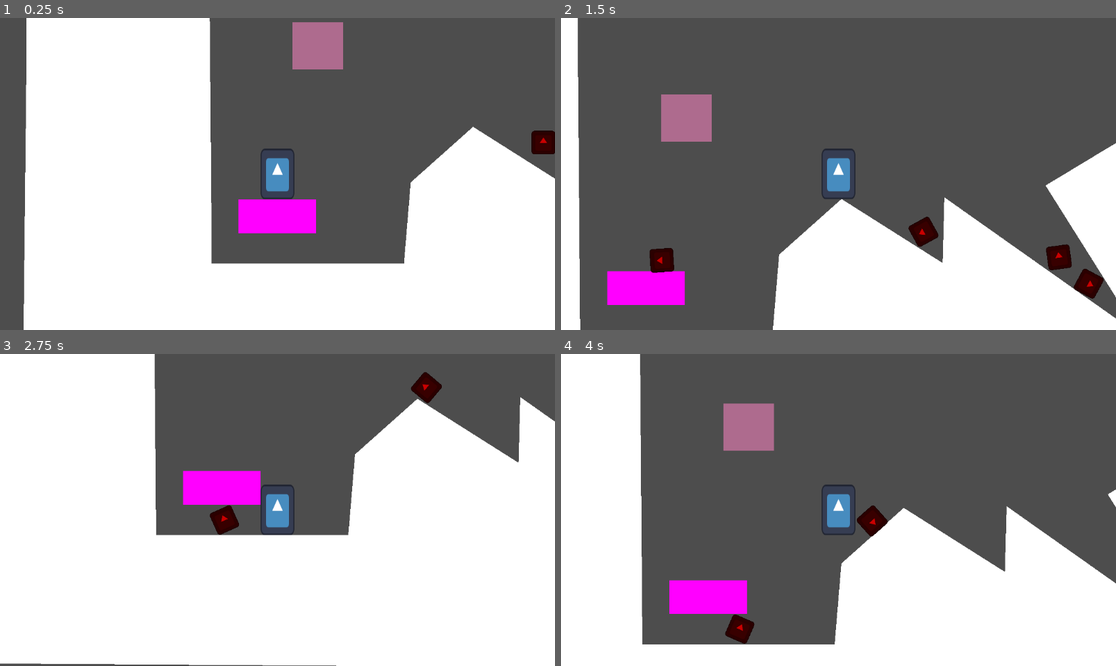
Above: before the commit, frames 1-4 (two rows, left to right).
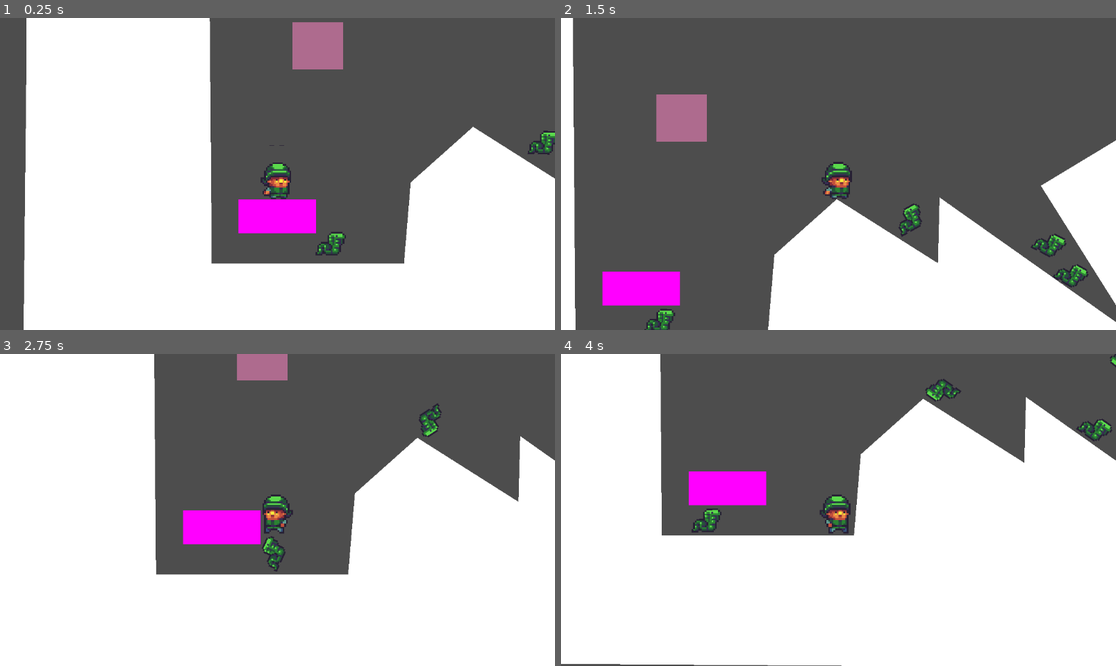
Above: after the commit, the same moments.

Repository: janssen-r/game-design-1
Game: Godot game, scene res://plt_world_1.tscn
The game is run twice, just before and just after one commit, with the same random seed, the same clock (stepped at 60 frames per second) and the same inputs. The project has no main scene, so this scene is started directly. The engine's default icon, where the game draws it, is replaced by a stand-in: a white triangle on a blue panel in a dark square.
Inputs (mouse positions are in pixels of both pictures, inside the frame that each line leads up to):
- Up to frame 1 (0.25 s): no input
- Up to frame 2 (1.5 s): tap Enter (ui_accept) at 0.5, 0.77 s; move the mouse to (960, 158) at 0.52 s; hold Right (ui_right) 0.53-1.25 s; click (960, 158) at 0.67 s; drag from (727, 189) to (810, 236) at 1.27 s
- Up to frame 3 (2.75 s): move the mouse to (333, 441) at 2.02 s; hold Left (ui_left) from 2.03 s (still down)
- Up to frame 4 (4 s): release Left (ui_left) at 2.75 s; drag from (810, 572) to (672, 463) at 2.77 s; move the mouse to (1005, 556) at 3.52 s; hold Right (ui_right) from 3.53 s (still down); tap Enter (ui_accept) at 3.77 s

The runs differ from the first frame. In frame 1, 1.3% of the frame differs, in the area x 46-100%, y 36-77%; in frame 2, 5.9%; in frame 3, 14%; in frame 4, 36%, in the area x 0-100%, y 0-100%.

Commit message:
Update 10/7

Diff:
--- a/plt_enemy.gd
+++ b/plt_enemy.gd
@@ -18,3 +18,7 @@
 		body.queue_free()
 		OS.alert("You died!")
 		get_tree().reload_current_scene()
+
+@onready var anim = $AnimatedSprite2D
+func update_animation():
+	anim.play("default")
--- a/plt_enemy.tscn
+++ b/plt_enemy.tscn
@@ -1,20 +1,63 @@
-[gd_scene load_steps=4 format=3 uid="uid://squ537xcxd1w"]
+[gd_scene load_steps=10 format=3 uid="uid://squ537xcxd1w"]
 
 [ext_resource type="Texture2D" uid="uid://nrowdht53phx" path="res://icon.svg" id="1_7vvgq"]
 [ext_resource type="Script" path="res://plt_enemy.gd" id="1_pbnxs"]
+[ext_resource type="Texture2D" uid="uid://d2twa14g8bdxq" path="res://assets/sprites/characters.png" id="2_bdfdq"]
+
+[sub_resource type="AtlasTexture" id="AtlasTexture_d84er"]
+atlas = ExtResource("2_bdfdq")
+region = Rect2(96, 96, 32, 32)
+
+[sub_resource type="AtlasTexture" id="AtlasTexture_ffpj6"]
+atlas = ExtResource("2_bdfdq")
+region = Rect2(0, 96, 32, 32)
+
+[sub_resource type="AtlasTexture" id="AtlasTexture_2wnoc"]
+atlas = ExtResource("2_bdfdq")
+region = Rect2(32, 96, 32, 32)
+
+[sub_resource type="AtlasTexture" id="AtlasTexture_ubn3t"]
+atlas = ExtResource("2_bdfdq")
+region = Rect2(64, 96, 32, 32)
+
+[sub_resource type="SpriteFrames" id="SpriteFrames_hugdg"]
+animations = [{
+"frames": [{
+"duration": 0.8,
+"texture": SubResource("AtlasTexture_d84er")
+}, {
+"duration": 1.0,
+"texture": SubResource("AtlasTexture_ffpj6")
+}, {
+"duration": 0.8,
+"texture": SubResource("AtlasTexture_2wnoc")
+}, {
+"duration": 1.0,
+"texture": SubResource("AtlasTexture_ubn3t")
+}],
+"loop": true,
+"name": &"default",
+"speed": 5.0
+}]
 
 [sub_resource type="RectangleShape2D" id="RectangleShape2D_wi02m"]
-size = Vector2(14, 14)
+size = Vector2(20, 18)
 
 [node name="plt_enemy" type="RigidBody2D"]
 contact_monitor = true
 max_contacts_reported = 1
 script = ExtResource("1_pbnxs")
 
+[node name="AnimatedSprite2D" type="AnimatedSprite2D" parent="."]
+position = Vector2(0, -9)
+sprite_frames = SubResource("SpriteFrames_hugdg")
+frame_progress = 0.094923
+
 [node name="CollisionShape2D" type="CollisionShape2D" parent="."]
 shape = SubResource("RectangleShape2D_wi02m")
 
 [node name="Sprite2D" type="Sprite2D" parent="."]
+visible = false
 modulate = Color(0.796078, 0, 0, 1)
 scale = Vector2(0.109375, 0.109375)
 texture = ExtResource("1_7vvgq")
--- a/plt_player.gd
+++ b/plt_player.gd
@@ -22,4 +22,17 @@
 	else:
 		velocity.x = move_toward(velocity.x, 0, SPEED)
 
+	update_animation(direction)
+
 	move_and_slide()
+
+
+@onready var anim = $AnimatedSprite2D
+func update_animation(direction):
+	if not self.is_on_floor(): # jumping
+		anim.play("jump")
+	elif direction != 0: # walking
+		anim.play("walk")
+		anim.flip_h = direction < 0 # Flip sprite if moving left
+	else: # Idle
+		anim.play("default")
--- a/plt_player.tscn
+++ b/plt_player.tscn
@@ -1,14 +1,110 @@
-[gd_scene load_steps=4 format=3 uid="uid://brkh0quant142"]
+[gd_scene load_steps=16 format=3 uid="uid://brkh0quant142"]
 
 [ext_resource type="Script" path="res://plt_player.gd" id="1_e6t1q"]
 [ext_resource type="Texture2D" uid="uid://nrowdht53phx" path="res://icon.svg" id="1_f4m5c"]
+[ext_resource type="Texture2D" uid="uid://d2twa14g8bdxq" path="res://assets/sprites/characters.png" id="2_gvbmf"]
+
+[sub_resource type="AtlasTexture" id="AtlasTexture_f1wal"]
+atlas = ExtResource("2_gvbmf")
+region = Rect2(128, 64, 32, 32)
+
+[sub_resource type="AtlasTexture" id="AtlasTexture_0silu"]
+atlas = ExtResource("2_gvbmf")
+region = Rect2(64, 64, 32, 32)
+
+[sub_resource type="AtlasTexture" id="AtlasTexture_5g6yc"]
+atlas = ExtResource("2_gvbmf")
+region = Rect2(32, 64, 32, 32)
+
+[sub_resource type="AtlasTexture" id="AtlasTexture_l7284"]
+atlas = ExtResource("2_gvbmf")
+region = Rect2(192, 64, 32, 32)
+
+[sub_resource type="AtlasTexture" id="AtlasTexture_sqw35"]
+atlas = ExtResource("2_gvbmf")
+region = Rect2(160, 64, 32, 32)
+
+[sub_resource type="AtlasTexture" id="AtlasTexture_h2140"]
+atlas = ExtResource("2_gvbmf")
+region = Rect2(128, 64, 32, 32)
+
+[sub_resource type="AtlasTexture" id="AtlasTexture_ga1nm"]
+atlas = ExtResource("2_gvbmf")
+region = Rect2(448, 64, 32, 32)
+
+[sub_resource type="AtlasTexture" id="AtlasTexture_cn1vb"]
+atlas = ExtResource("2_gvbmf")
+region = Rect2(384, 64, 32, 32)
+
+[sub_resource type="AtlasTexture" id="AtlasTexture_hxs7r"]
+atlas = ExtResource("2_gvbmf")
+region = Rect2(352, 64, 32, 32)
+
+[sub_resource type="AtlasTexture" id="AtlasTexture_qlsw1"]
+atlas = ExtResource("2_gvbmf")
+region = Rect2(32, 64, 32, 32)
+
+[sub_resource type="SpriteFrames" id="SpriteFrames_0ns12"]
+animations = [{
+"frames": [{
+"duration": 1.0,
+"texture": SubResource("AtlasTexture_f1wal")
+}],
+"loop": true,
+"name": &"default",
+"speed": 5.0
+}, {
+"frames": [{
+"duration": 1.0,
+"texture": SubResource("AtlasTexture_0silu")
+}, {
+"duration": 1.0,
+"texture": SubResource("AtlasTexture_5g6yc")
+}, {
+"duration": 1.0,
+"texture": SubResource("AtlasTexture_l7284")
+}, {
+"duration": 1.0,
+"texture": SubResource("AtlasTexture_sqw35")
+}, {
+"duration": 1.0,
+"texture": SubResource("AtlasTexture_h2140")
+}],
+"loop": true,
+"name": &"jump",
+"speed": 5.0
+}, {
+"frames": [{
+"duration": 0.3,
+"texture": SubResource("AtlasTexture_ga1nm")
+}, {
+"duration": 0.6,
+"texture": SubResource("AtlasTexture_cn1vb")
+}, {
+"duration": 0.6,
+"texture": SubResource("AtlasTexture_hxs7r")
+}, {
+"duration": 0.6,
+"texture": SubResource("AtlasTexture_qlsw1")
+}],
+"loop": true,
+"name": &"walk",
+"speed": 5.0
+}]
 
 [sub_resource type="CapsuleShape2D" id="CapsuleShape2D_8u8w3"]
 
 [node name="plt_player" type="CharacterBody2D"]
 script = ExtResource("1_e6t1q")
 
+[node name="AnimatedSprite2D" type="AnimatedSprite2D" parent="."]
+position = Vector2(-1, -1)
+sprite_frames = SubResource("SpriteFrames_0ns12")
+animation = &"walk"
+frame_progress = 0.72068
+
 [node name="Sprite2D" type="Sprite2D" parent="."]
+visible = false
 scale = Vector2(0.15625, 0.234375)
 texture = ExtResource("1_f4m5c")
 
--- a/plt_world_1.tscn
+++ b/plt_world_1.tscn
@@ -86,4 +86,4 @@
 position = Vector2(537, 553)
 
 [node name="plt_enemy15" parent="." instance=ExtResource("5_5htj7")]
-position = Vector2(114, 407)
+position = Vector2(171, 559)
--- a/project.godot
+++ b/project.godot
@@ -16,5 +16,6 @@
 
 [rendering]
 
+textures/canvas_textures/default_texture_filter=0
 renderer/rendering_method="gl_compatibility"
 renderer/rendering_method.mobile="gl_compatibility"
Binary file added: assets/sprites/characters.png
Not shown, added: assets/sprites/characters.png.import
Binary file added: assets/sprites/sheet.png
Not shown, added: assets/sprites/sheet.png.import
Binary file added: assets/sprites/swoosh.png
Not shown, added: assets/sprites/swoosh.png.import
